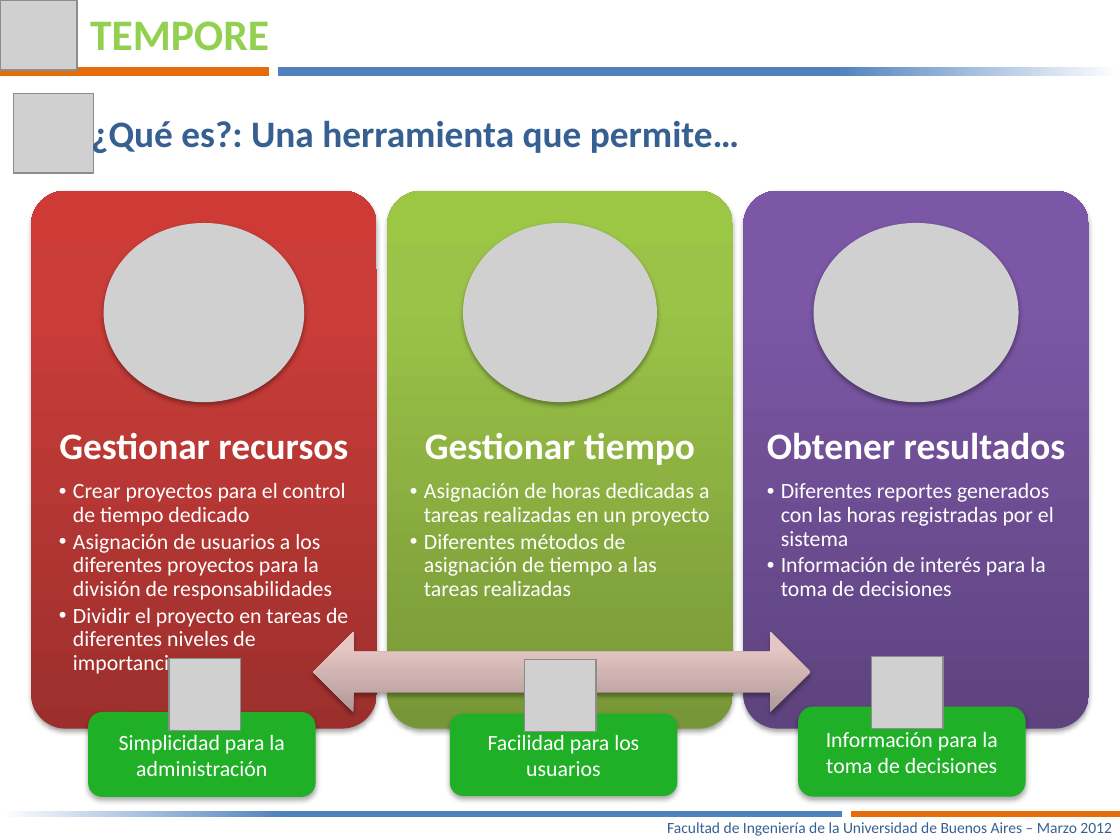
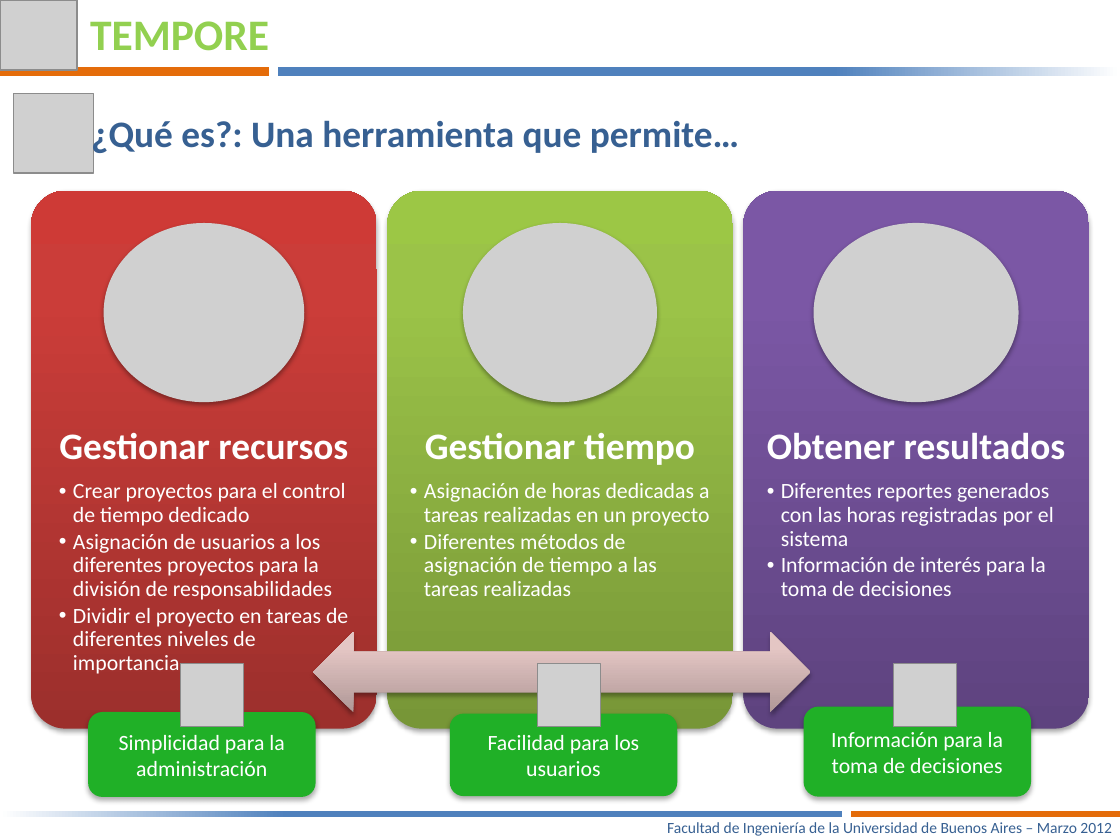
Before and after one commit to joshishimla99/tempore, a slide deck: slide 3 of docs/Presentacion Final/Tempore – Manejá tus tiempos-V3.pptx. Drawn at 1120x840 pixels with LibreOffice and Linux fonts; fonts in the diff are those of the drawing; grey boxes stand for pictures. Boxes give left, top, right and bottom in pixels: in the first picture for what was removed or moved away, otherwise in the second. Text is boxed around its words. In the diff, an @@ line names an element or a change of style, - is before the commit and + after.

```diff
--- a/docs/Presentacion Final/Tempore – Manejá tus tiempos-V3.pptx
+++ b/docs/Presentacion Final/Tempore – Manejá tus tiempos-V3.pptx
@@ picture: place and size @@
-picture at (169, 659, 241, 731)
+picture at (180, 664, 243, 727)
@@ picture: place and size @@
-picture at (524, 660, 596, 732)
+picture at (538, 664, 600, 727)
@@ picture: place and size @@
-picture at (871, 656, 943, 729)
+picture at (894, 663, 956, 726)
@@ rounded rectangle "Información para la toma de ...": place and size @@
-rounded rectangle "Información para la toma de ..." at (799, 707, 1026, 796)
+rounded rectangle "Información para la toma de ..." at (803, 707, 1030, 796)
```
Also in this commit, not shown: 6 other slides changed, 1 slide added.
